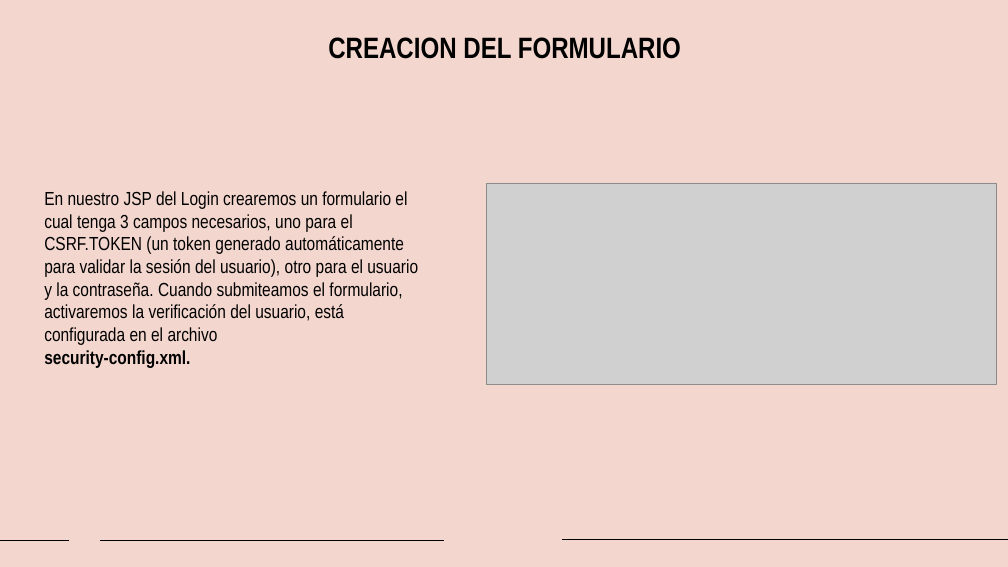
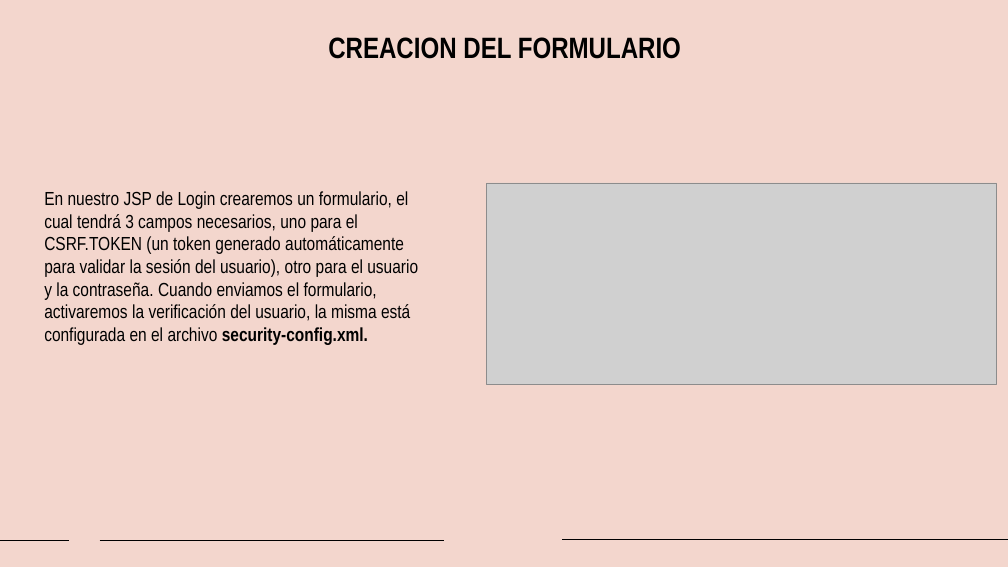
Before and after one commit to SoraBeat/TPINT_GRUPO8_PROGAVANZ1, a slide deck: slide 11 of Presentación.pptx. Drawn at 1008x567 pixels with LibreOffice and Linux fonts; fonts in the diff are those of the drawing; grey boxes stand for pictures. Boxes give left, top, right and bottom in pixels: in the first picture for what was removed or moved away, otherwise in the second. Text is boxed around its words. In the diff, an @@ line names an element or a change of style, - is before the commit and + after.

```diff
--- a/Presentación.pptx
+++ b/Presentación.pptx
@@ text at (44,191,418,345): text changed @@
-En nuestro JSP del Login crearemos un formulario el cual tenga 3 campos necesarios, uno para el CSRF.TOKEN (un token generado automáticamente para validar la sesión del usuario), otro para el usuario y la contraseña. Cuando submiteamos el formulario, activaremos la verificación del usuario, está configurada en el archivo
-security-config.xml.
+En nuestro JSP de Login crearemos un formulario, el cual tendrá 3 campos necesarios, uno para el CSRF.TOKEN (un token generado automáticamente para validar la sesión del usuario), otro para el usuario y la contraseña. Cuando enviamos el formulario, activaremos la verificación del usuario, la misma está configurada en el archivo security-config.xml.
```
Also in this commit, not shown: 6 other slides changed.
